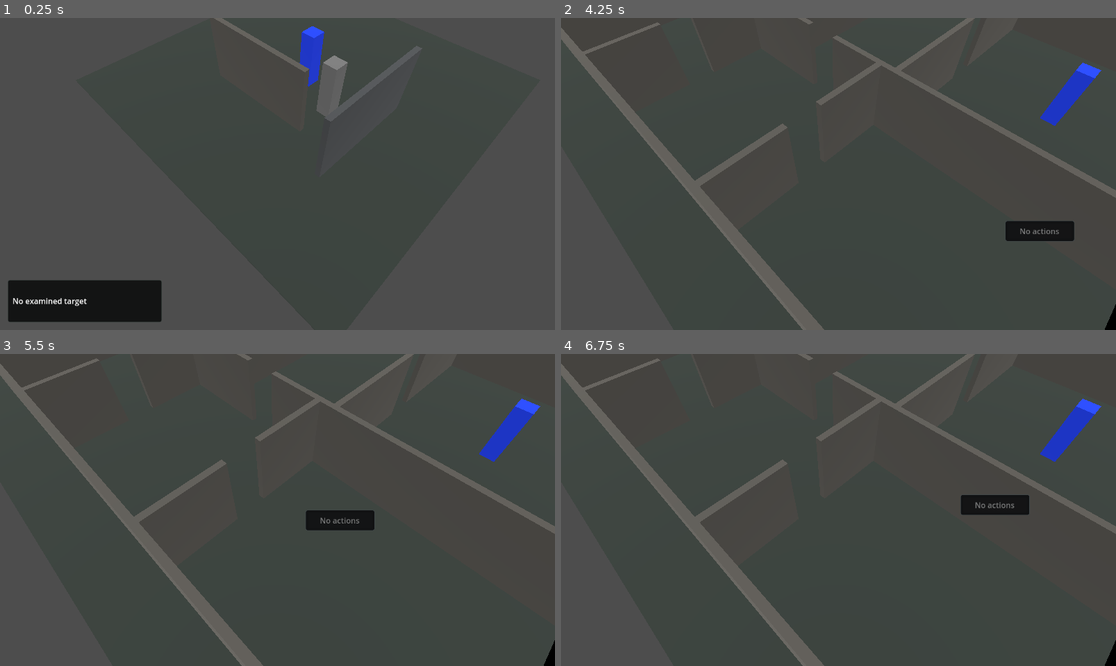
Above: before the commit, frames 1-4 (two rows, left to right).
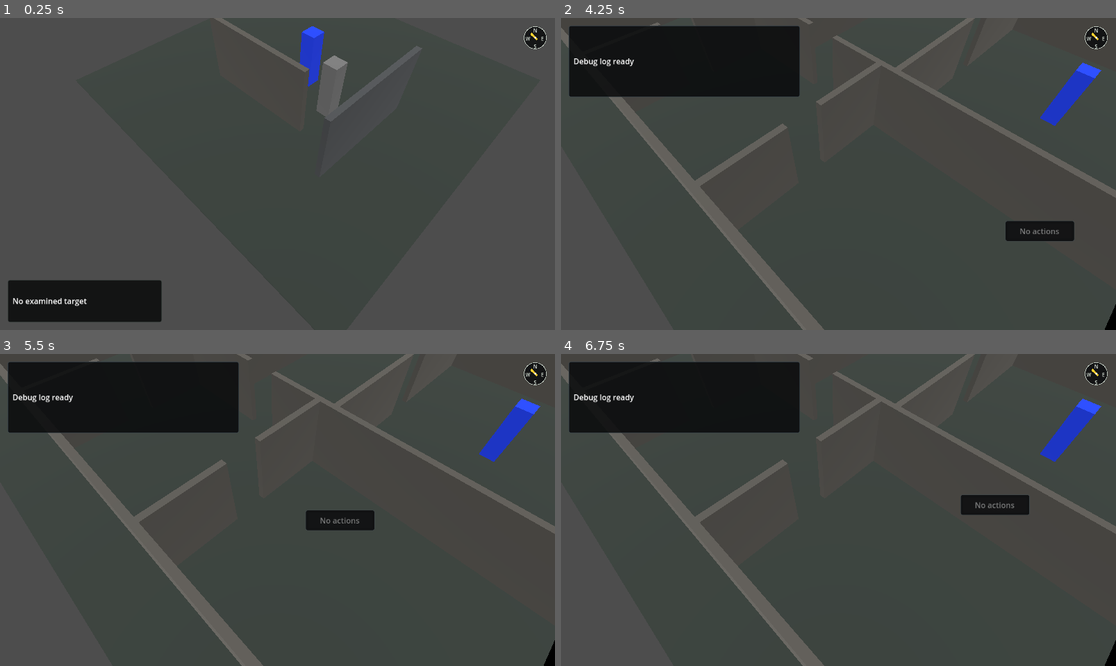
Above: after the commit, the same moments.

Repository: charlescodes/cobalt
Game: Godot game, scene res://scenes/main.tscn
The game is run twice, just before and just after one commit, with the same random seed, the same clock (stepped at 60 frames per second) and the same inputs.
Inputs (mouse positions are in pixels of both pictures, inside the frame that each line leads up to):
- Up to frame 1 (0.25 s): no input
- Up to frame 2 (4.25 s): tap Enter at 0.5, 2, 3.5 s; move the mouse to (960, 158) at 0.52 s; hold , (toggle_interaction_log) 0.53-1.28 s; click (960, 158) at 0.67 s; tap Space at 1.25, 2.75 s; move the mouse to (727, 189) at 1.27 s; tap , (toggle_interaction_log) at 1.35, 2.85 s; click (727, 189) at 1.42 s; move the mouse to (894, 105) at 2.02 s; hold , (toggle_interaction_log) 2.03-2.78 s; click (894, 105) at 2.17 s; move the mouse to (810, 236) at 2.77 s; click (810, 236) at 2.92 s; move the mouse to (1005, 220) at 3.52 s; hold , (toggle_interaction_log) from 3.53 s (still down); click (1005, 220) at 3.67 s; tap F12 (toggle_debug_overlay) at 4.15 s
- Up to frame 3 (5.5 s): move the mouse to (111, 463) at 4.27 s; release , (toggle_interaction_log) at 4.28 s; tap , (toggle_interaction_log) at 4.35 s; click (111, 463) at 4.42 s; tap Space at 5 s; move the mouse to (305, 510) at 5.02 s; hold , (toggle_interaction_log) from 5.03 s (still down); click (305, 510) at 5.17 s
- Up to frame 4 (6.75 s): move the mouse to (755, 432) at 5.77 s; release , (toggle_interaction_log) at 5.78 s; tap , (toggle_interaction_log) at 5.85 s; click (755, 432) at 5.92 s; move the mouse to (960, 494) at 6.52 s; hold , (toggle_interaction_log) from 6.53 s (still down); click (960, 494) at 6.67 s

The runs differ from the first frame. In frame 1, 0.2% of the frame differs, in the area x 94-99%, y 2-11%; in frame 2, 9.6%, in the area x 1-99%, y 2-26%; in frame 3, 9.6%; in frame 4, 9.6%.

Commit message:
debug map

Diff:
--- a/scenes/main.tscn
+++ b/scenes/main.tscn
@@ -11,6 +11,7 @@
 [ext_resource type="Script" path="res://src/ui/navigation_debug_overlay.gd" id="16_t70pm"]
 [ext_resource type="Script" path="res://src/ui/debug_overlay_controller.gd" id="17_2cgpl"]
 [ext_resource type="Script" path="res://src/debug/bsp_debug_map_controller.gd" id="18_v3rki"]
+[ext_resource type="Script" path="res://src/ui/camera_compass.gd" id="19_6xstn"]
 
 [sub_resource type="NavigationMesh" id="NavigationMesh_main"]
 geometry_parsed_geometry_type = 1
@@ -42,6 +43,9 @@
 [node name="DebugLogPanel" type="PanelContainer" parent="InteractionUI"]
 script = ExtResource("15_f144a")
 
+[node name="CameraCompass" type="Control" parent="InteractionUI"]
+script = ExtResource("19_6xstn")
+
 [node name="NavigationDebugOverlay" type="Node3D" parent="."]
 script = ExtResource("16_t70pm")
 
--- a/src/debug/bsp_debug_map_controller.gd
+++ b/src/debug/bsp_debug_map_controller.gd
@@ -3,13 +3,17 @@
 
 const BspModuleDataScript := preload("res://src/debug/bsp_module_data.gd")
 const BspRoomProcessorScript := preload("res://src/debug/bsp_room_processor.gd")
+const DebugOverlayControllerScript := preload("res://src/ui/debug_overlay_controller.gd")
 const MapDataScript := preload("res://src/maps/map_data.gd")
 const MapLoaderScript := preload("res://src/maps/map_loader.gd")
 
 @export var map_loader_path: NodePath = ^"../MapLoader"
+@export var debug_overlay_controller_path: NodePath = ^"../DebugOverlayController"
 @export var bsp_data: BspModuleDataScript = BspModuleDataScript.new()
 
 var _authored_map_data: MapDataScript
+var _authored_debug_visible: bool = false
+var _has_authored_debug_visible: bool = false
 var _is_bsp_enabled: bool = false
 
 func _unhandled_input(event: InputEvent) -> void:
@@ -36,6 +40,7 @@
 		map_loader.map_data = _authored_map_data
 
 	map_loader.load_map()
+	_set_debug_overlay_for_bsp(enabled)
 	_is_bsp_enabled = enabled
 
 func is_bsp_enabled() -> bool:
@@ -48,5 +53,27 @@
 
 	return get_parent().get_node_or_null("MapLoader") as MapLoaderScript if get_parent() != null else null
 
+func _resolve_debug_overlay_controller() -> DebugOverlayControllerScript:
+	var configured_controller := get_node_or_null(debug_overlay_controller_path) as DebugOverlayControllerScript
+	if configured_controller != null:
+		return configured_controller
+
+	return get_parent().get_node_or_null("DebugOverlayController") as DebugOverlayControllerScript if get_parent() != null else null
+
 func _resolved_bsp_data() -> BspModuleDataScript:
 	return bsp_data if bsp_data != null else BspModuleDataScript.new()
+
+func _set_debug_overlay_for_bsp(enabled: bool) -> void:
+	var debug_overlay_controller := _resolve_debug_overlay_controller()
+	if debug_overlay_controller == null:
+		return
+
+	if enabled:
+		if not _has_authored_debug_visible:
+			_authored_debug_visible = debug_overlay_controller.is_debug_visible()
+			_has_authored_debug_visible = true
+		debug_overlay_controller.set_debug_visible(true)
+		return
+
+	debug_overlay_controller.set_debug_visible(_authored_debug_visible)
+	_has_authored_debug_visible = false
--- /dev/null
+++ b/src/ui/camera_compass.gd
@@ -0,0 +1,79 @@
+class_name CameraCompass
+extends Control
+
+@export var camera_path: NodePath = ^"../../CameraRig/PitchPivot/Camera3D"
+@export var compass_size_px: float = 50.0
+
+var _camera: Camera3D
+
+func _ready() -> void:
+	mouse_filter = Control.MOUSE_FILTER_IGNORE
+	_configure_layout()
+	_camera = get_node_or_null(camera_path) as Camera3D
+
+func _process(_delta: float) -> void:
+	if _camera == null:
+		_camera = get_node_or_null(camera_path) as Camera3D
+	queue_redraw()
+
+func _draw() -> void:
+	var draw_size := minf(size.x, size.y)
+	if draw_size <= 1.0:
+		return
+
+	var center := size * 0.5
+	var radius := (draw_size * 0.5) - 2.0
+	draw_circle(center, radius, Color(0.035, 0.04, 0.045, 0.82))
+	draw_arc(center, radius, 0.0, TAU, 48, Color(0.78, 0.82, 0.78, 0.92), 1.25)
+	_draw_cardinals(center, radius)
+	_draw_camera_arrow(center, radius)
+
+func _configure_layout() -> void:
+	custom_minimum_size = Vector2(compass_size_px, compass_size_px)
+	set_anchors_preset(Control.PRESET_TOP_RIGHT)
+	offset_left = -66.0
+	offset_top = 16.0
+	offset_right = -16.0
+	offset_bottom = 66.0
+
+func _draw_cardinals(center: Vector2, radius: float) -> void:
+	var font := get_theme_default_font()
+	var font_size := 10
+	_draw_centered_text(font, "N", center + Vector2(0.0, -radius + 9.0), font_size, Color(0.95, 0.98, 0.95, 1.0))
+	_draw_centered_text(font, "E", center + Vector2(radius - 8.0, 3.0), font_size, Color(0.84, 0.88, 0.84, 1.0))
+	_draw_centered_text(font, "S", center + Vector2(0.0, radius - 4.0), font_size, Color(0.84, 0.88, 0.84, 1.0))
+	_draw_centered_text(font, "W", center + Vector2(-radius + 8.0, 3.0), font_size, Color(0.84, 0.88, 0.84, 1.0))
+
+func _draw_camera_arrow(center: Vector2, radius: float) -> void:
+	var forward := Vector3.FORWARD
+	if _camera != null:
+		forward = -_camera.global_transform.basis.z
+	forward.y = 0.0
+	if forward.length_squared() <= 0.0001:
+		forward = Vector3.FORWARD
+	forward = forward.normalized()
+
+	var direction := Vector2(forward.x, forward.z).normalized()
+	var tip := center + (direction * (radius - 13.0))
+	var tail := center - (direction * 5.0)
+	draw_line(tail, tip, Color(1.0, 0.82, 0.18, 1.0), 2.5, true)
+	draw_circle(tip, 3.0, Color(1.0, 0.82, 0.18, 1.0))
+	draw_circle(center, 2.0, Color(0.95, 0.98, 0.95, 1.0))
+
+func _draw_centered_text(
+	font: Font,
+	text: String,
+	position: Vector2,
+	font_size: int,
+	color: Color
+) -> void:
+	var text_size := font.get_string_size(text, HORIZONTAL_ALIGNMENT_LEFT, -1.0, font_size)
+	draw_string(
+		font,
+		position - Vector2(text_size.x * 0.5, text_size.y * -0.25),
+		text,
+		HORIZONTAL_ALIGNMENT_LEFT,
+		-1.0,
+		font_size,
+		color
+	)
--- a/tests/suites/main_scene_suite.gd
+++ b/tests/suites/main_scene_suite.gd
@@ -5,6 +5,7 @@
 const InteractionTargetScript := preload("res://src/interaction/interaction_target.gd")
 const InteractionMenuScript := preload("res://src/ui/interaction_menu.gd")
 const DebugLogPanelScript := preload("res://src/ui/debug_log_panel.gd")
+const CameraCompassScript := preload("res://src/ui/camera_compass.gd")
 const DebugOverlayControllerScript := preload("res://src/ui/debug_overlay_controller.gd")
 const NavigationDebugOverlayScript := preload("res://src/ui/navigation_debug_overlay.gd")
 const MoveTargetDataScript := preload("res://src/movement/move_target_data.gd")
@@ -88,6 +89,10 @@
 	if debug_log_panel.visible:
 		main.free()
 		return ctx.fail("DebugLogPanel should be hidden until F12 toggles debug.")
+	var camera_compass := interaction_ui.get_node_or_null("CameraCompass") as CameraCompassScript
+	if camera_compass == null:
+		main.free()
+		return ctx.fail("Main scene is missing CameraCompass.")
 	var navigation_debug_overlay := main.get_node_or_null("NavigationDebugOverlay") as NavigationDebugOverlayScript
 	if navigation_debug_overlay == null:
 		main.free()
@@ -228,6 +233,9 @@
 	if map_loader.map_data.world_objects.size() != 2:
 		main.free()
 		return ctx.fail("BSP debug map should contain PC and NPC objects.")
+	if not debug_log_panel.visible or not navigation_debug_overlay.visible:
+		main.free()
+		return ctx.fail("BSP debug mode did not show debug log and navigation overlays.")
 	var bsp_generated_map := navigation_region.get_node_or_null("GeneratedMap") as Node3D
 	if bsp_generated_map == null:
 		main.free()
@@ -248,6 +256,9 @@
 	if map_loader.map_data != authored_map_data:
 		main.free()
 		return ctx.fail("BspDebugMapController did not restore the authored map data.")
+	if debug_log_panel.visible or navigation_debug_overlay.visible:
+		main.free()
+		return ctx.fail("BspDebugMapController did not restore the previous debug overlay visibility.")
 	var restored_map := navigation_region.get_node_or_null("GeneratedMap") as Node3D
 	var restored_walls := restored_map.get_node_or_null("StaticWalls") as Node3D if restored_map != null else null
 	if restored_walls == null or restored_walls.get_child_count() != 2:
Not shown: 1 places in scenes/main.tscn that only renumber resources
Not shown, changed: PROJECT_STRUCTURE.md
